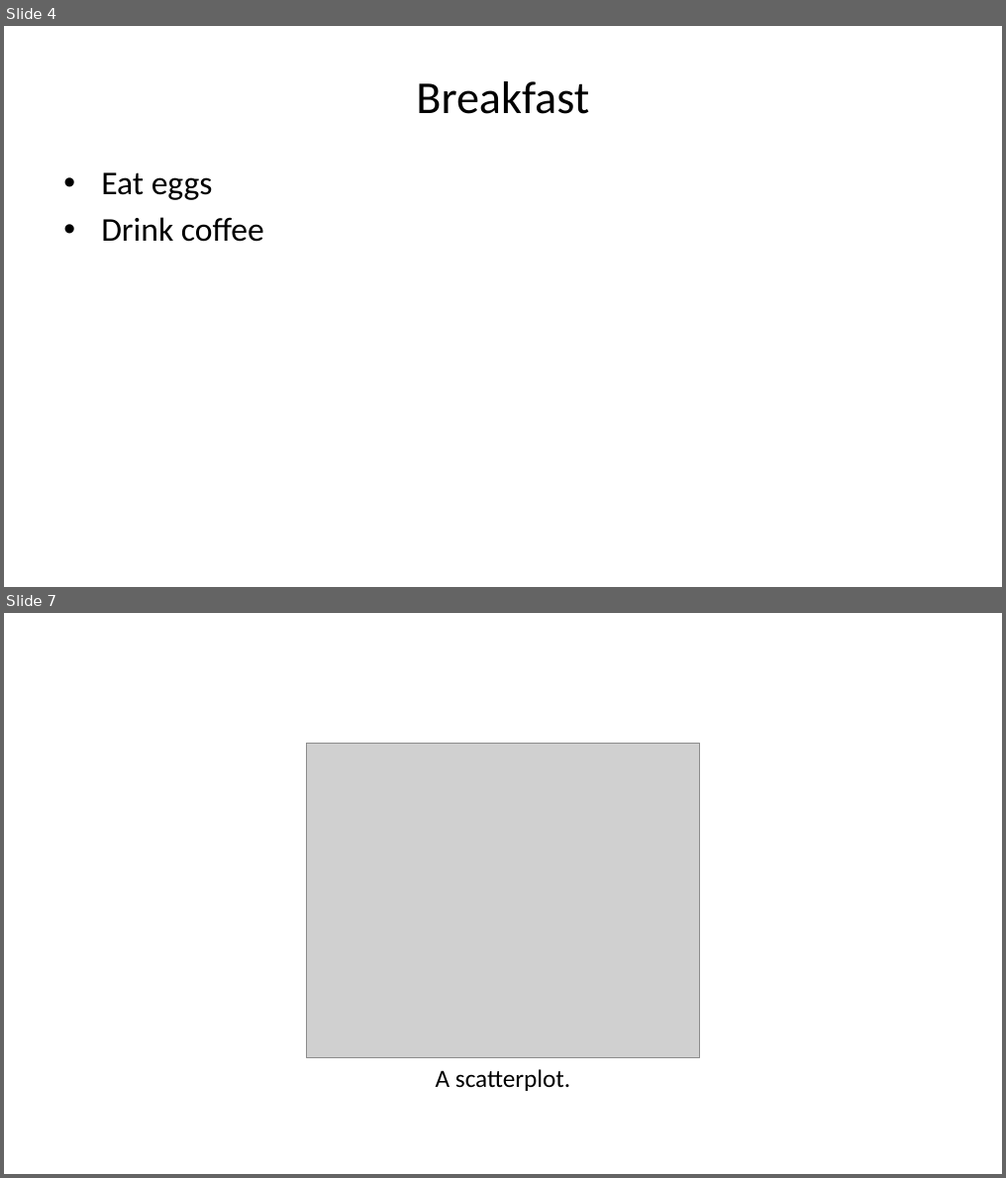
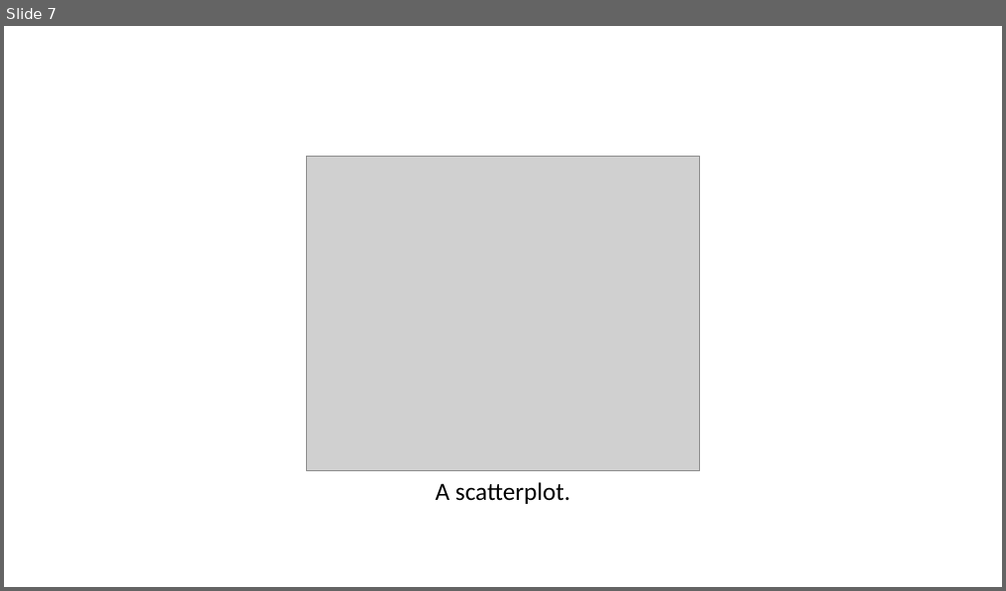
Before and after one commit to LASPUMSS/INVESTIGACION-PARA-OBTENER-EL-GRADO-DE-LICENCIATURA-EN-INGENIERIA-FINANCIERA-UMSS, a slide deck: RECURSOS-INVESTIGACION/PRESENTACION/PRESENTACION.pptx. Shown one above the other, each under a label of ours: slides 4 and 7 before the commit, slide 7 after it; the slides between them are not shown. The pictures are 1006x1178 and 1006x591 pixels, drawn with LibreOffice and Linux fonts; fonts in the diff are those of the drawing; grey boxes stand for pictures. Boxes give left, top, right and bottom in pixels: in the first picture for what was removed or moved away, otherwise in the second. Text is boxed around its words. In the diff, an @@ line names an element or a change of style, - is before the commit and + after.

```diff
--- a/RECURSOS-INVESTIGACION/PRESENTACION/PRESENTACION.pptx
+++ b/RECURSOS-INVESTIGACION/PRESENTACION/PRESENTACION.pptx
@@ slide 4 removed at [4,26,1002,587], background #FFFFFF @@
@@ title removed at [416,81,589,114] @@
-Breakfast
@@ text removed at [101,173,264,242] @@
-• Eat eggs
-• Drink coffee
```
Also in this commit, not shown: 7 slides added, 6 other slides removed, 1 other file.
